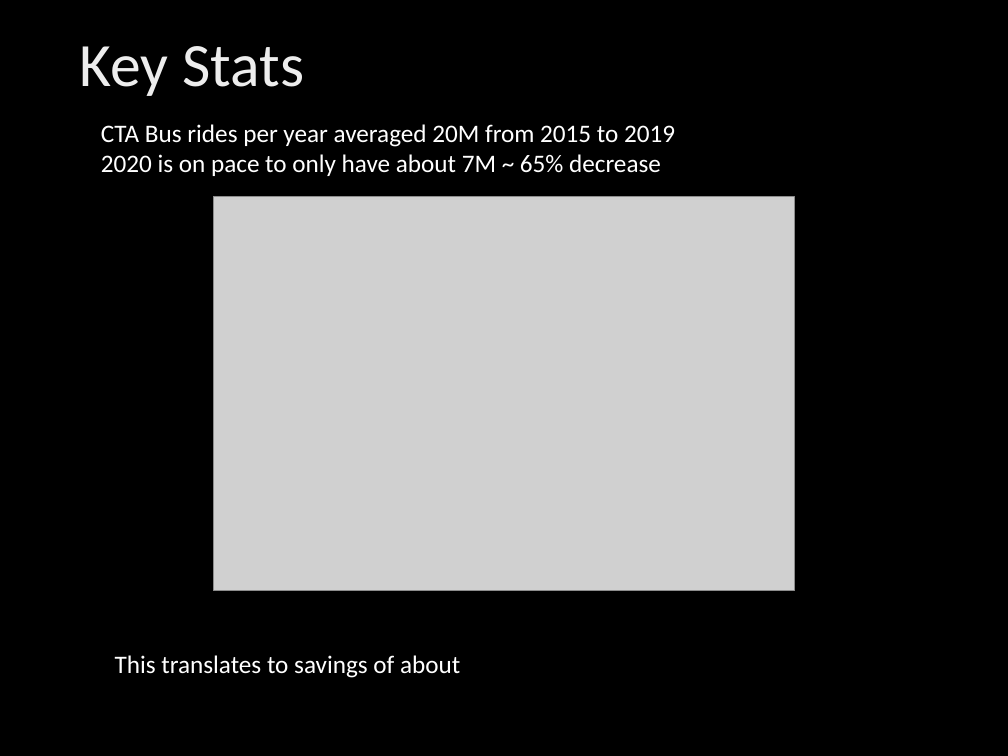
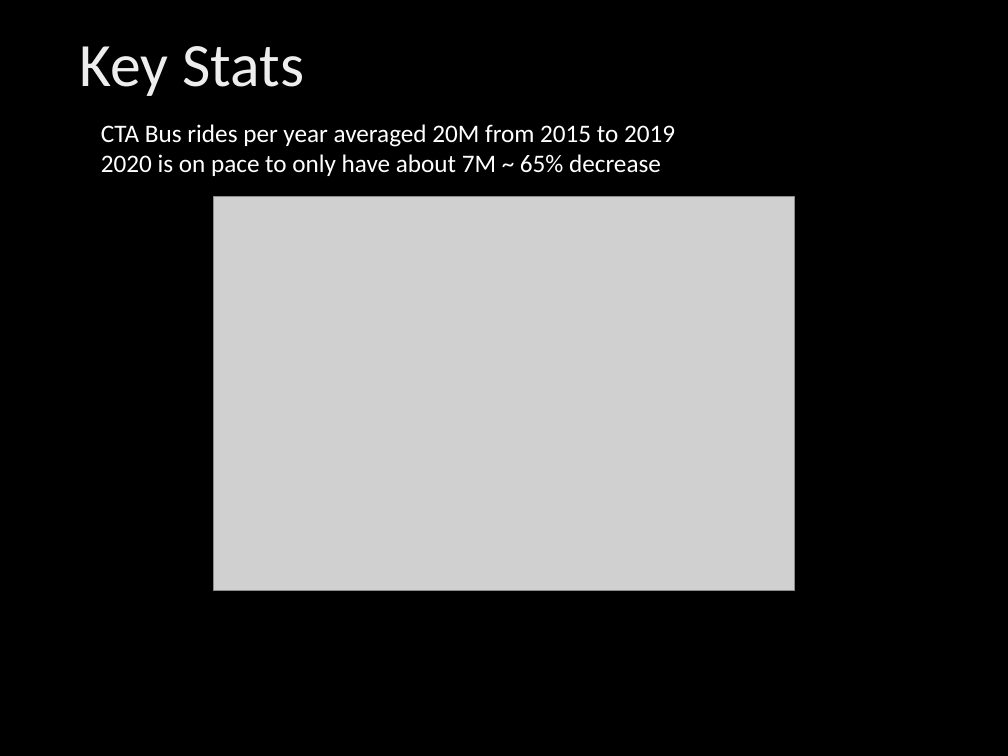
Before and after one commit to byoung11644/Chicago_Energy, a slide deck: slide 8 of Energy ppt.pptx (slide 5 before the commit). Drawn at 1008x756 pixels with LibreOffice and Linux fonts; fonts in the diff are those of the drawing; grey boxes stand for pictures; background and template pictures are left out. Boxes give left, top, right and bottom in pixels: in the first picture for what was removed or moved away, otherwise in the second. Text is boxed around its words. In the diff, an @@ line names an element or a change of style, - is before the commit and + after.

```diff
--- a/Energy ppt.pptx
+++ b/Energy ppt.pptx
@@ text removed at (x1=115, y1=655, x2=460, y2=678) @@
-This translates to savings of about
```
Also in this commit, not shown: 2 other slides changed, 7 slides added, 1 slide removed, 1 other file.
